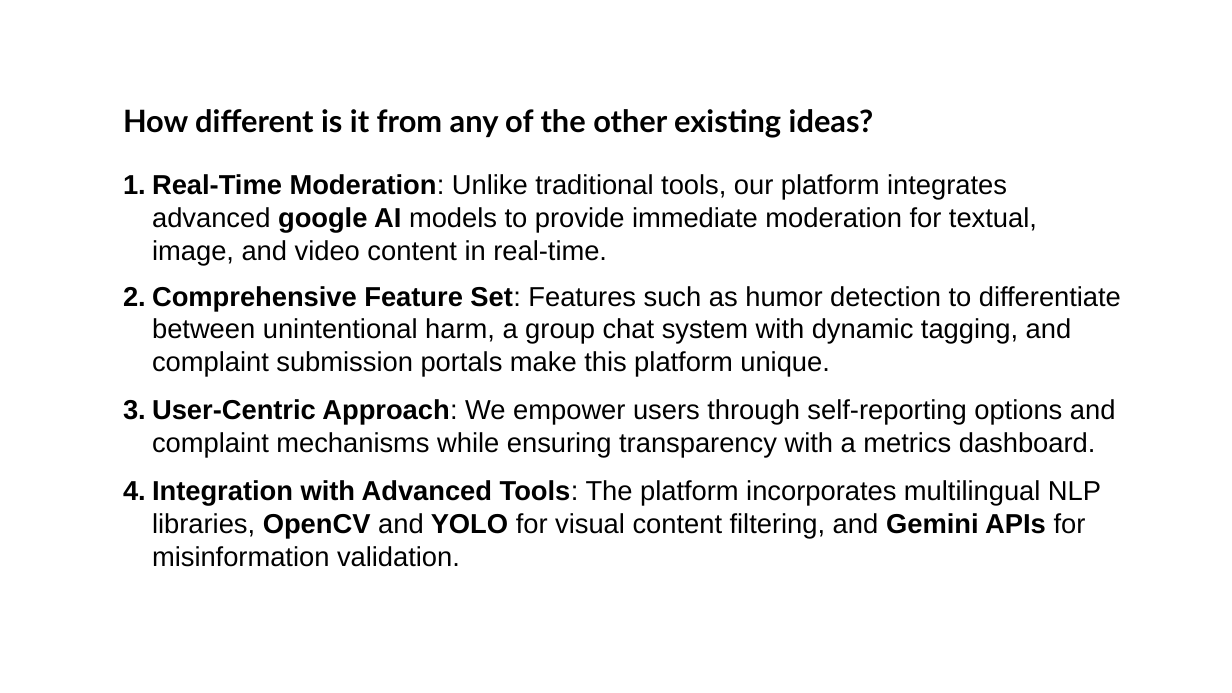
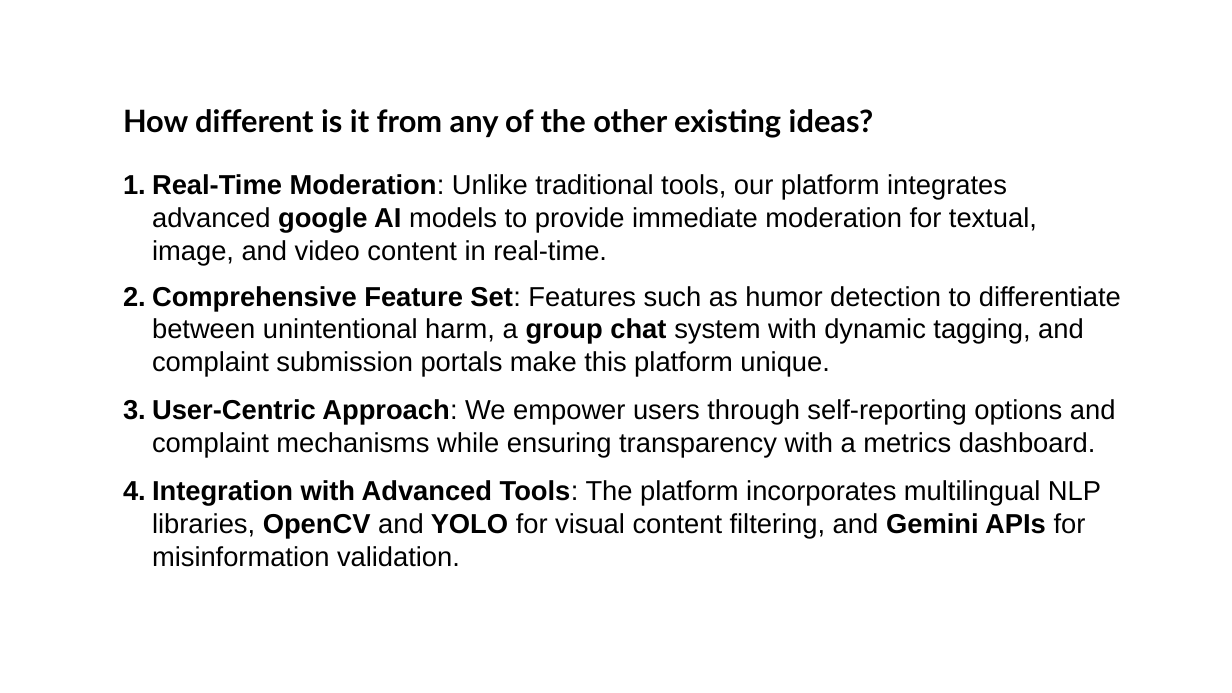
Before and after one commit to ramsai-kolli/safe-cyber, a slide deck: slide 4 of basic info/The OG Coders .pptx. Drawn at 1232x693 pixels with LibreOffice and Linux fonts; fonts in the diff are those of the drawing; background and template pictures are left out. Boxes give left, top, right and bottom in pixels: in the first picture for what was removed or moved away, otherwise in the second. Text is boxed around its words. In the diff, an @@ line names an element or a change of style, - is before the commit and + after.

```diff
--- a/basic info/The OG Coders .pptx
+++ b/basic info/The OG Coders .pptx
@@ text at [152,286,1121,377]: bold on in "group chat" @@
```
Also in this commit, not shown: 8 other slides changed, 1 slide added.
